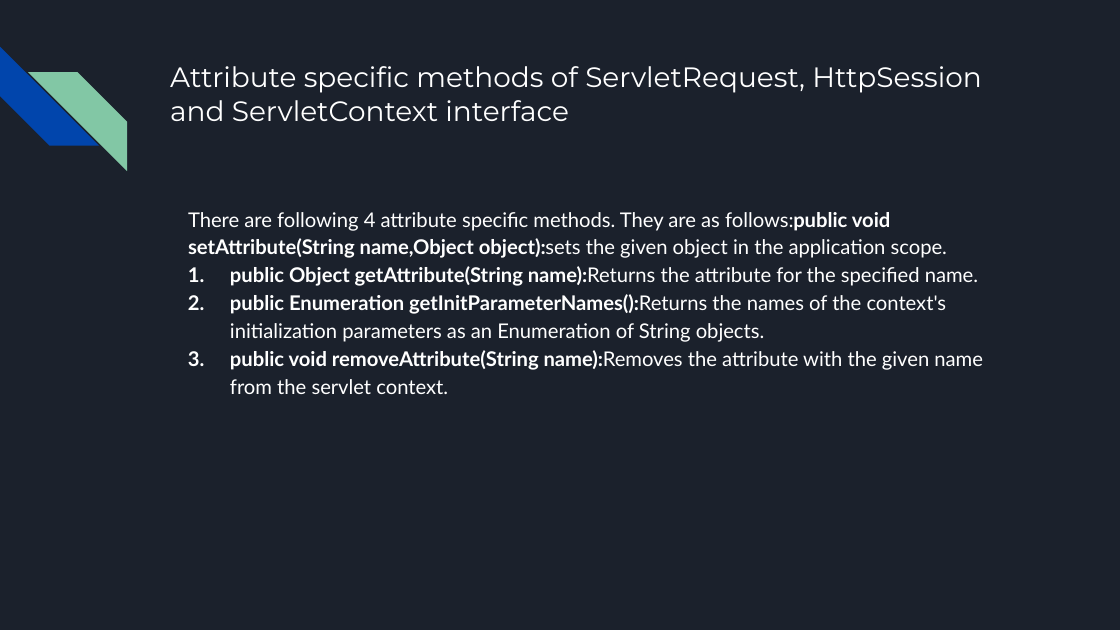
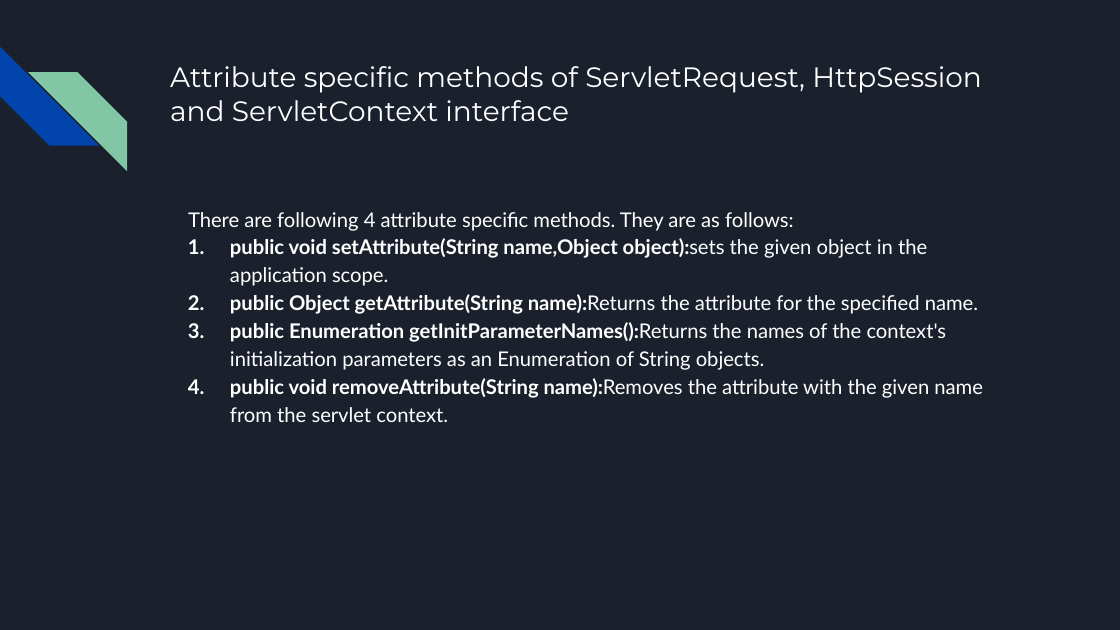
Before and after one commit to longvhdeveloper/java-2019-servlet, a slide deck: slide 6 of slide/Java web - Servlet - section 02.pptx. Drawn at 1120x630 pixels with LibreOffice and Linux fonts; fonts in the diff are those of the drawing. Boxes give left, top, right and bottom in pixels: in the first picture for what was removed or moved away, otherwise in the second. Text is boxed around its words. In the diff, an @@ line names an element or a change of style, - is before the commit and + after.

Commit message:
update slide section02

```diff
--- a/slide/Java web - Servlet - section 02.pptx
+++ b/slide/Java web - Servlet - section 02.pptx
@@ text at (188,212,927,286): text changed @@
-There are following 4 attribute specific methods. They are as follows:public void setAttribute(String name,Object object):sets the given object in the application scope.
+There are following 4 attribute specific methods. They are as follows:
+1. public void setAttribute(String name,Object object):sets the given object in the application scope.
```
Also in this commit, not shown: 1 other file.
